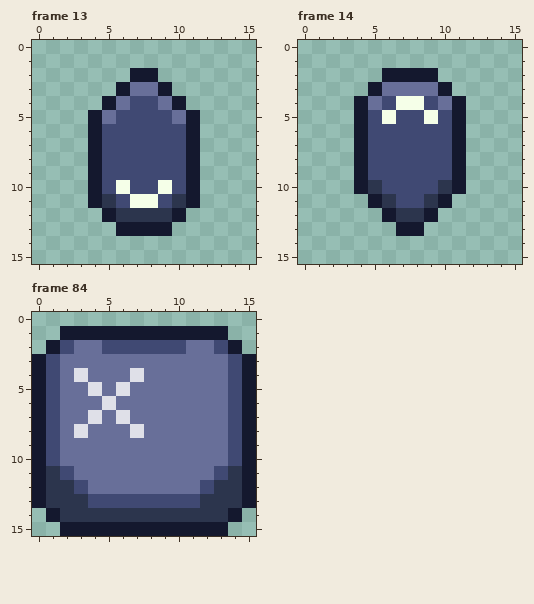
Pixel-art file: Sprites/Button Icons/Global Icons.aseprite. Above is the file before it was changed.
16x16 pixels, 101 frames. Shown: frame 13, frame 14, frame 84. The commit also changed other frames, which this record leaves out.
Now the later version:
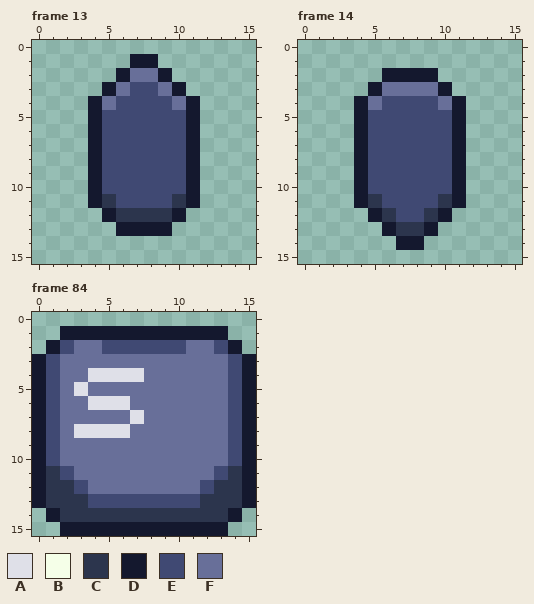
Palette (. is transparent): A #dfe0e8  B #f5ffe8  C #2c354d  D #14182e  E #404973  F #686f99
Changes in this commit:
layer "PS/PC" now shown
layer "Xbox" now hidden
Frame 13:
y 1: x 7..8 .. -> DD
y 2: x 6..9 .DD. -> DFFD
y 3: x 5..10 .DFFD. -> DFEEFD
y 4: x 4..6 .DF -> DFE; x 9..11 FD. -> EFD
y 5: x 5 F -> E; x 10 F -> E
y 10: x 6 B -> E; x 9 B -> E
y 11: x 7..8 BB -> EE
Frame 14:
y 4: x 7..8 BB -> EE
y 5: x 6 B -> E; x 9 B -> E
y 10: x 5 C -> E; x 10 C -> E
y 11: x 4..6 .DC -> DCE; x 9..11 CD. -> ECD
y 12: x 5..10 .DCCD. -> DCEECD
y 13: x 6..9 .DD. -> DCCD
y 14: x 7..8 .. -> DD
Frame 84:
y 4: x 3..6 AFFF -> FAAA
y 5: x 3..4 FA -> AF; x 6 A -> F
y 6: x 4 F -> A; x 6 F -> A
y 7: x 4 A -> F; x 6..7 AF -> FA
y 8: x 4..7 FFFA -> AAAF
Where, in picture pixels (left, top, right, bottom), the same in both pictures:
changed: (88, 54, 200, 124)
changed: (116, 180, 172, 208)
changed: (382, 96, 438, 124)
changed: (354, 180, 466, 250)
changed: (74, 368, 144, 438)
